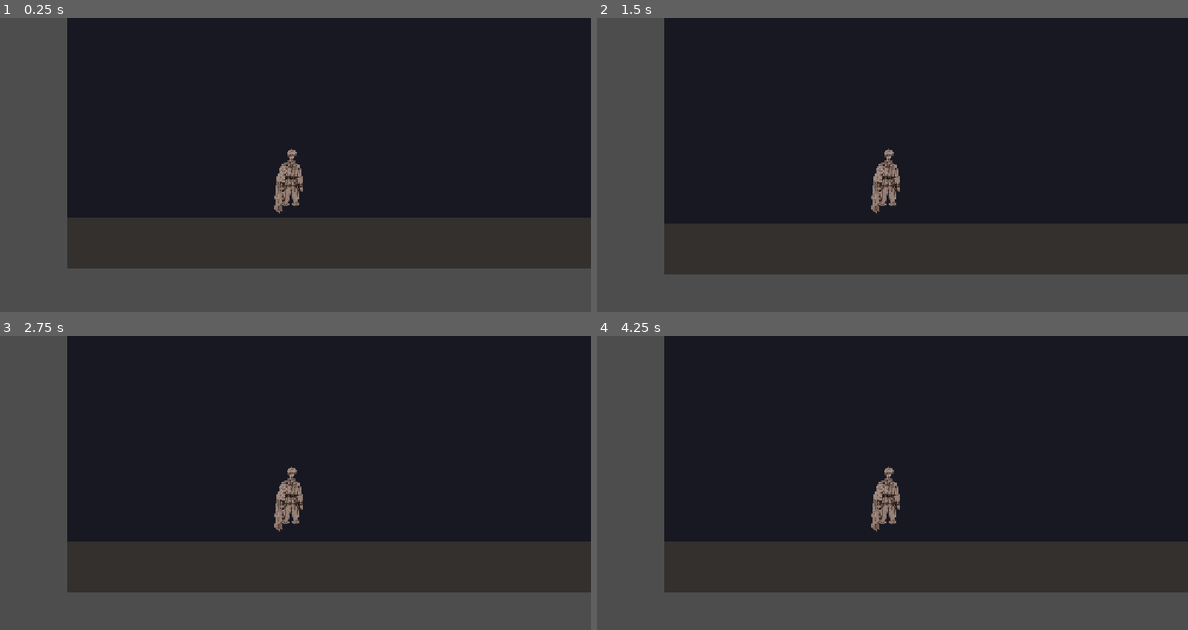
Above: before the commit, frames 1-4 (two rows, left to right).
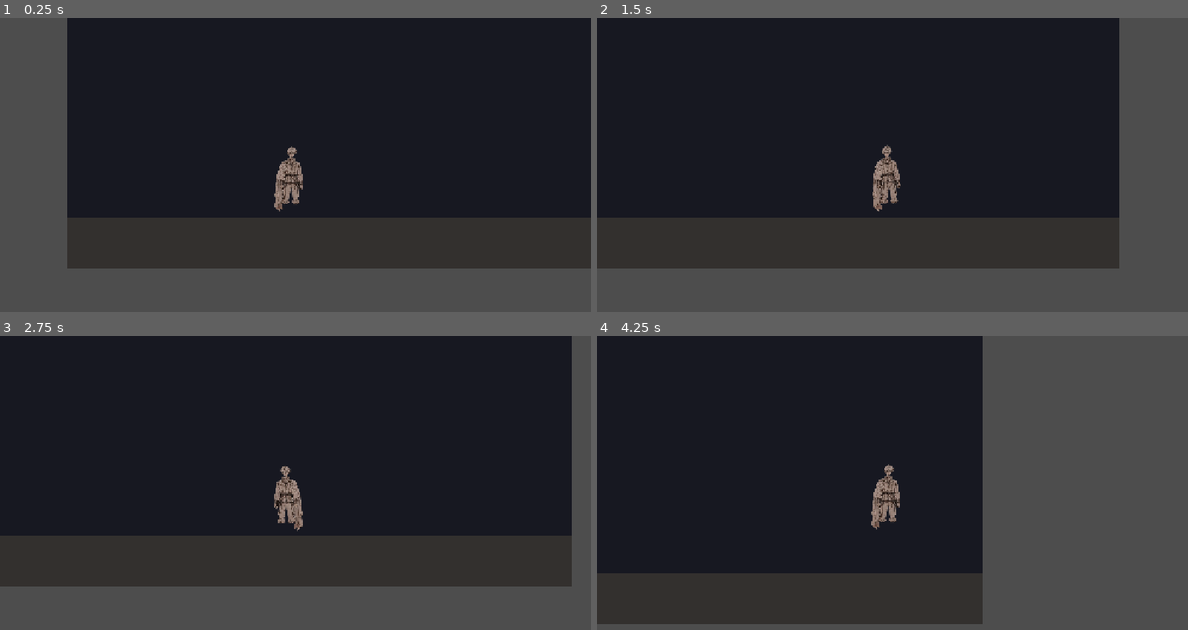
Above: after the commit, the same moments.

Repository: stas1212212/The-Hillbilly-s-Revenge
Game: Godot game, scene res://scenes/hero_visual_preview.tscn
The game is run twice, just before and just after one commit, with the same random seed, the same clock (stepped at 60 frames per second) and the same inputs. This scene is started directly instead of the project's main scene.
Inputs (mouse positions are in pixels of both pictures, inside the frame that each line leads up to):
- Up to frame 1 (0.25 s): no input
- Up to frame 2 (1.5 s): tap Enter (ui_accept) at 0.5, 0.77 s; move the mouse to (1022, 167) at 0.52 s; hold Shift 0.53-1.28 s; hold Right (ui_right) from 0.53 s (still down); click (1022, 167) at 0.67 s; move the mouse to (774, 200) at 1.27 s; tap J at 1.35 s
- Up to frame 3 (2.75 s): tap Enter (ui_accept) at 1.52 s; move the mouse to (354, 430) at 2.02 s; release Right (ui_right) at 2.03 s; hold Left (ui_left) from 2.03 s (still down); hold E from 2.03 s (still down)
- Up to frame 4 (4.25 s): move the mouse to (862, 568) at 2.77 s; release Left (ui_left) at 2.78 s; release E at 2.78 s; hold Right (ui_right) from 2.78 s (still down); tap Space at 2.85 s; click (862, 568) at 2.92 s; tap Enter (ui_accept) at 3.02, 3.77 s; move the mouse to (1069, 550) at 3.52 s; hold Shift from 3.53 s (still down)

The runs differ from the first frame. In frame 1, 0.4% of the frame differs, in the area x 46-52%, y 43-67%; in frame 2, 23%; in frame 3, 17%; in frame 4, 53%, in the area x 0-100%, y 0-98%.
Error before the commit: Invalid access to property or key 'position' on a base object of type 'null instance'. (res://scripts/actors/hero_controller.gd:32)

Commit message:
Wire AnimatedSprite2D, hitbox and hurtbox into hero scenes

Diff:
--- a/scenes/hero_visual_preview.tscn
+++ b/scenes/hero_visual_preview.tscn
@@ -9,6 +9,28 @@
 [sub_resource type="CapsuleShape2D" id="CapsuleShape2D_hero"]
 radius = 21.0
 height = 88.0
+
+
+[sub_resource type="SpriteFrames" id="hero_frames"]
+animations = [
+{"frames": [{"duration": 1.0, "texture": ExtResource("2")}], "loop": true, "name": &"idle", "speed": 12.0},
+{"frames": [{"duration": 1.0, "texture": ExtResource("2")}], "loop": true, "name": &"walk", "speed": 12.0},
+{"frames": [{"duration": 1.0, "texture": ExtResource("2")}], "loop": true, "name": &"run", "speed": 16.0},
+{"frames": [{"duration": 1.0, "texture": ExtResource("2")}], "loop": false, "name": &"jump", "speed": 12.0},
+{"frames": [{"duration": 1.0, "texture": ExtResource("2")}], "loop": false, "name": &"fall", "speed": 12.0},
+{"frames": [{"duration": 1.0, "texture": ExtResource("2")}], "loop": false, "name": &"attack_1", "speed": 12.0},
+{"frames": [{"duration": 1.0, "texture": ExtResource("2")}], "loop": false, "name": &"attack_2", "speed": 12.0},
+{"frames": [{"duration": 1.0, "texture": ExtResource("2")}], "loop": false, "name": &"attack_3", "speed": 12.0},
+{"frames": [{"duration": 1.0, "texture": ExtResource("2")}], "loop": false, "name": &"hurt", "speed": 12.0},
+{"frames": [{"duration": 1.0, "texture": ExtResource("2")}], "loop": false, "name": &"death", "speed": 12.0}
+]
+
+[sub_resource type="RectangleShape2D" id="attack_shape"]
+size = Vector2(75, 72)
+
+[sub_resource type="CapsuleShape2D" id="hurt_shape"]
+radius = 19.0
+height = 90.0
 
 [node name="HeroVisualPreview" type="Node2D" unique_id=2025229440]
 
@@ -33,10 +55,28 @@
 position = Vector2(480, 555)
 script = ExtResource("1")
 
-[node name="Sprite2D" type="Sprite2D" parent="Hero" unique_id=1007354855]
-position = Vector2(0, -33)
+[node name="AnimatedSprite2D" type="AnimatedSprite2D" parent="Hero"]
+position = Vector2(0, -38)
 scale = Vector2(0.25, 0.25)
-texture = ExtResource("2")
+sprite_frames = SubResource("hero_frames")
+autoplay = "idle"
+
+[node name="Hurtbox" type="Area2D" parent="Hero"]
+collision_layer = 0
+collision_mask = 0
+
+[node name="CollisionShape2D" type="CollisionShape2D" parent="Hero/Hurtbox"]
+shape = SubResource("hurt_shape")
+
+[node name="AttackBox" type="Area2D" parent="Hero"]
+position = Vector2(45, 0)
+collision_layer = 0
+collision_mask = 2
+monitoring = false
+
+[node name="CollisionShape2D" type="CollisionShape2D" parent="Hero/AttackBox"]
+shape = SubResource("attack_shape")
+disabled = true
 
 [node name="CollisionShape2D" type="CollisionShape2D" parent="Hero" unique_id=854131010]
 position = Vector2(0, 0)
